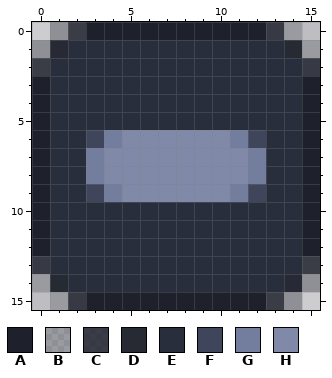
Pixel-art sprite -- Infinity-GTK/Infinity-GTK/gtk-2.0/assets/checkbox-mixed-insensitive.png. Above, as it was before the edit.
The file is 16x16 pixels. Colours within 5 levels of each other are drawn and written as one.
Palette (. is transparent): A #1e212b  B #1e222c4b  C #1f222dd8  D #1f232df4  E #292e3c  F #3f465c  G #737e9f  H #808aa8
The result:
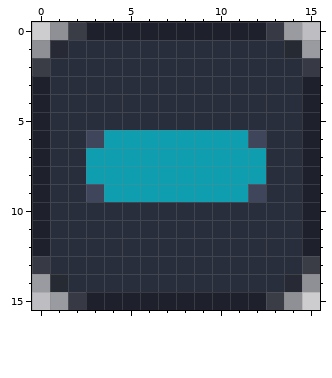
Difference:
Colour H changes from #808aa8 to #0e9eb0.
Colour G becomes colour H in row 6 at x 4 and 11; in rows 7 to 8 at x 3 and 12; in row 9 at x 4 and 11.
Pixel boxes of the changes (left, top, right, bottom) in both pictures:
changed: (86, 130, 266, 202)
